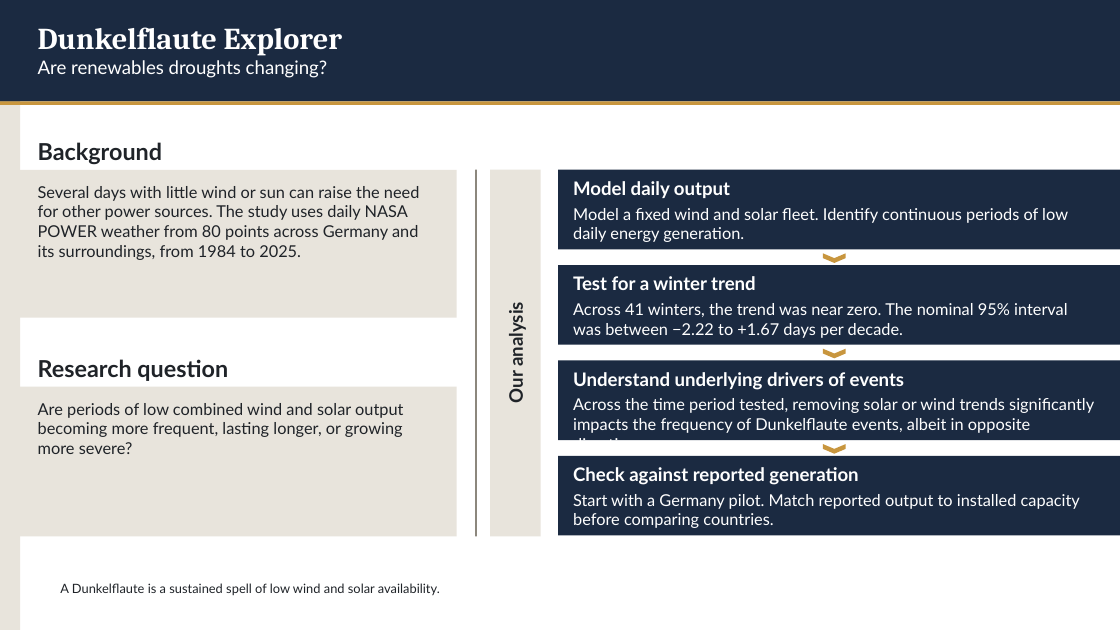
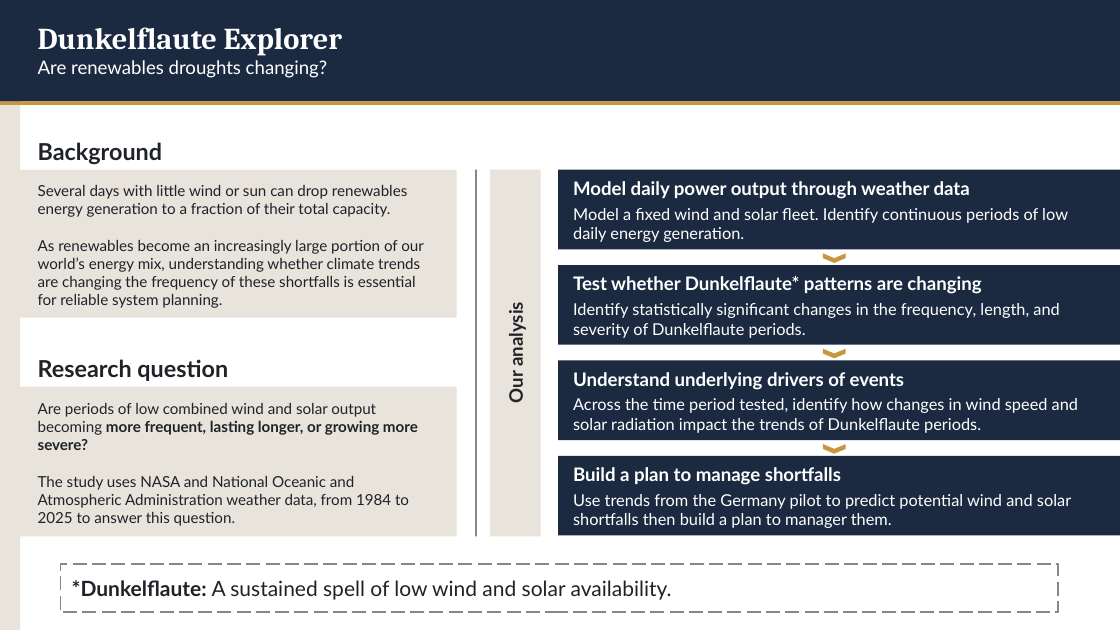
Before and after one commit to asakti47/dunkelflaute-explorer, a slide deck: slide 1 of Dunkelflaute Presentation.pptx (slide 2 before the commit). Drawn at 1120x630 pixels with LibreOffice and Linux fonts; fonts in the diff are those of the drawing. Boxes give left, top, right and bottom in pixels: in the first picture for what was removed or moved away, otherwise in the second. Text is boxed around its words. In the diff, an @@ line names an element or a change of style, - is before the commit and + after.

```diff
--- a/Dunkelflaute Presentation.pptx
+++ b/Dunkelflaute Presentation.pptx
@@ text "Several days with little wind ..." at (38,185,424,308): vertical alignment top to middle @@
@@ text at (38,185,424,308): text changed; size 14 to 13 pt @@
-Several days with little wind or sun can raise the need for other power sources. The study uses daily NASA POWER weather from 80 points across Germany and its surroundings, from 1984 to 2025.
+Several days with little wind or sun can drop renewables energy generation to a fraction of their total capacity.
+As renewables become an increasingly large portion of our world’s energy mix, understanding whether climate trends are changing the frequency of these shortfalls is essential for reliable system planning.
@@ text at (573,181,970,199): text changed @@
-Model daily output
+Model daily power output through weather data
@@ text at (573,276,981,294): text changed @@
-Test for a winter trend
+Test whether Dunkelflaute* patterns are changing
@@ text at (573,303,1059,338): text changed @@
-Across 41 winters, the trend was near zero. The nominal 95% interval was between −2.22 to +1.67 days per decade.
+Identify statistically significant changes in the frequency, length, and severity of Dunkelflaute periods.
@@ text at (38,403,418,450): size 14 to 13 pt in "Are periods of low combined wind and ..."; bold on in "more frequent, lasting longer, or growing more ..." @@
@@ text "Are periods of low combined ..." at (38,403,418,526): vertical alignment top to middle @@
@@ text at (573,398,1078,433): text changed @@
-Across the time period tested, removing solar or wind trends significantly impacts the frequency of Dunkelflaute events, albeit in opposite directions.
+Across the time period tested, identify how changes in wind speed and solar radiation impact the trends of Dunkelflaute periods.
@@ text at (38,476,409,526): paragraph added @@
+The study uses NASA and National Oceanic and Atmospheric Administration weather data, from 1984 to 2025 to answer this question.
@@ text at (573,467,841,485): text changed @@
-Check against reported generation
+Build a plan to manage shortfalls
@@ text at (573,494,1071,528): text changed @@
-Start with a Germany pilot. Match reported output to installed capacity before comparing countries.
+Use trends from the Germany pilot to predict potential wind and solar shortfalls then build a plan to manager them.
@@ rectangle "*Dunkelflaute: A sustained spell of ...": place and size @@
-rectangle "*Dunkelflaute: A sustained spell of ..." at (60,583,440,595)
+rectangle "*Dunkelflaute: A sustained spell of ..." at (60,565,1059,613)
@@ rectangle "*Dunkelflaute: A sustained spell of ..." at (60,565,1059,613): vertical alignment middle to top; outline none to #8C877D 1.5 pt dashed @@
@@ text in rectangle at (72,580,672,600): text changed; size 11 to 18 pt @@
-A Dunkelflaute is a sustained spell of low wind and solar availability.
+*Dunkelflaute: A sustained spell of low wind and solar availability.
```
Also in this commit, not shown: 3 other slides changed, 1 slide added, 3 slides removed.
